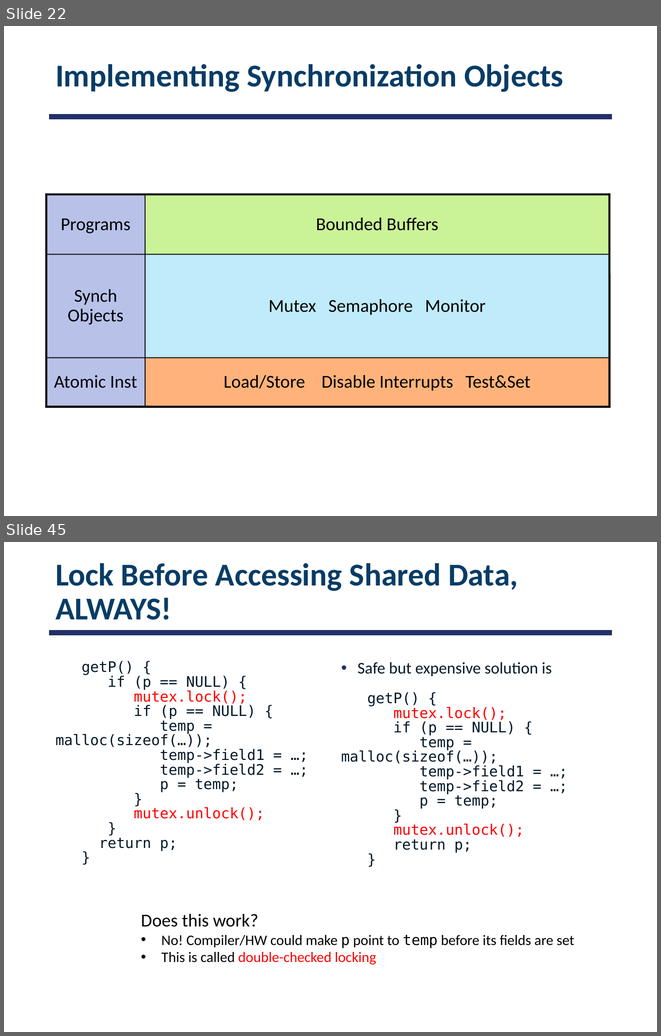
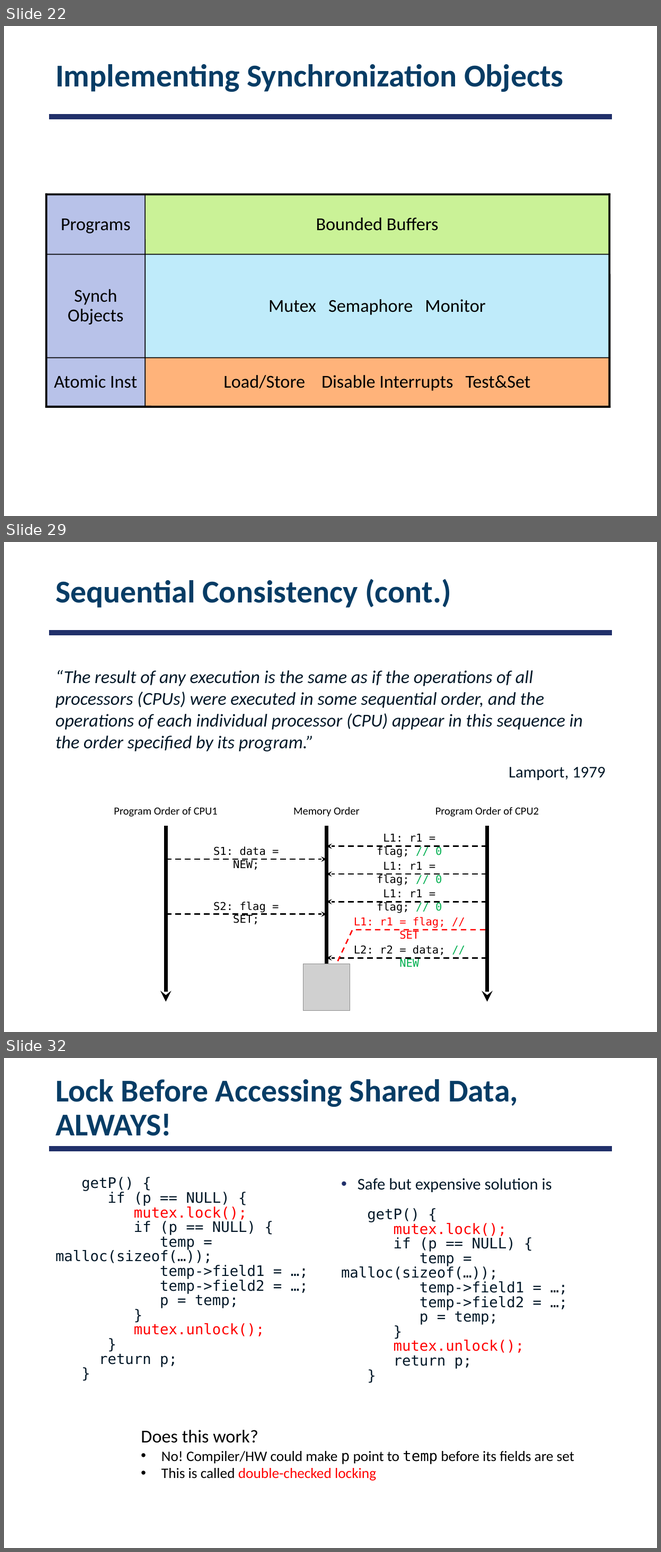
Before and after one commit to smajidzahedi/ECE350, a slide deck: Lectures/03-multithreaded.pptx. Shown one above the other, each under a label of ours: slides 22 and 45 before the commit, slides 22, 29 and 32 after it; the slides between them are not shown. The pictures are 661x1036 and 661x1552 pixels, drawn with LibreOffice and Linux fonts; fonts in the diff are those of the drawing; grey boxes stand for pictures. Boxes give left, top, right and bottom in pixels: in the first picture for what was removed or moved away, otherwise in the second. Text is boxed around its words. In the diff, an @@ line names an element or a change of style, - is before the commit and + after.

```diff
--- a/Lectures/03-multithreaded.pptx
+++ b/Lectures/03-multithreaded.pptx
@@ slide 29 added at bbox=[4, 542, 657, 1032], background #FFFFFF; not listed: 1 template element that a slide beside it also shows @@
@@ title added at bbox=[55, 579, 451, 608], 35 pt, text #073C65, bold @@
+Sequential Consistency (cont.)
@@ text added at bbox=[55, 670, 605, 780], 20 pt, text #031828, italic @@
+“The result of any execution is the same as if the operations of all processors (CPUs) were executed in some sequential order, and the operations of each individual processor (CPU) appear in this sequence in the order specified by its program.”
+Lamport, 1979
@@ group added at bbox=[114, 806, 539, 1002]: 3 texts, 3 arrows @@
+Memory Order
+Program Order of CPU1
+Program Order of CPU2
@@ text added at bbox=[377, 834, 442, 857], 12 pt, text #000000 @@
+L1: r1 = flag; // 0
@@ arrow added from (166, 859) to (327, 859), #000000 1.5 pt dashed @@
@@ text added at bbox=[213, 846, 266, 870], 12 pt, text #000000 @@
+S1: data = NEW;
@@ arrow added from (487, 846) to (327, 846), #000000 1.5 pt dashed @@
@@ arrow added from (487, 874) to (327, 874), #000000 1.5 pt dashed @@
@@ text added at bbox=[377, 862, 442, 885], 12 pt, text #000000 @@
+L1: r1 = flag; // 0
@@ text added at bbox=[377, 889, 442, 913], 12 pt, text #000000 @@
+L1: r1 = flag; // 0
@@ text added at bbox=[213, 901, 266, 924], 12 pt, text #000000 @@
+S2: flag = SET;
@@ arrow added from (487, 902) to (327, 902), #000000 1.5 pt dashed @@
@@ arrow added from (166, 914) to (327, 914), #000000 1.5 pt dashed @@
@@ text added at bbox=[354, 917, 445, 939], 12 pt, text #FF0000 @@
+L1: r1 = flag; // SET
@@ freeform shape added at bbox=[328, 929, 485, 980], outline #FF0000 1.5 pt dashed @@
@@ text added at bbox=[354, 945, 445, 967], 12 pt, text #000000 @@
+L2: r2 = data; // NEW
@@ picture added at bbox=[303, 964, 350, 1010] @@
@@ arrow added from (487, 958) to (327, 958), #000000 1.5 pt dashed @@
@@ what was slide 45 is now slide 32 @@
```
Also in this commit, not shown: 15 slides changed, 7 other slides added, 1 other file.
